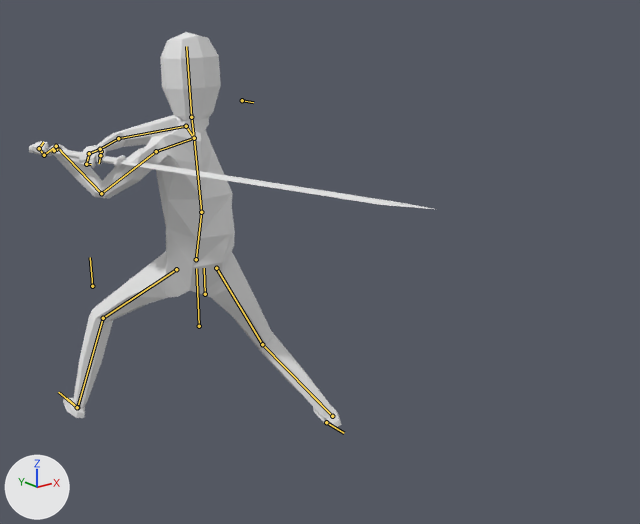
The Blender file Animation/PlayerAttack2Sword.blend, before and after one commit.
Rendered twice from a 50 mm camera at (-1.73, 74.06, 1.78) aimed at (0.46, 76.8, 0.69). Lighting does not change. The marker at lower left points along +X, +Y and +Z. Both versions are drawn at frame 15 of the action 'PlayerAttack2Sword'; the numbers are the values there. The bones that bend it are drawn over the model as lines.

Objects in the first picture: 'Cube.001', 'Player'.
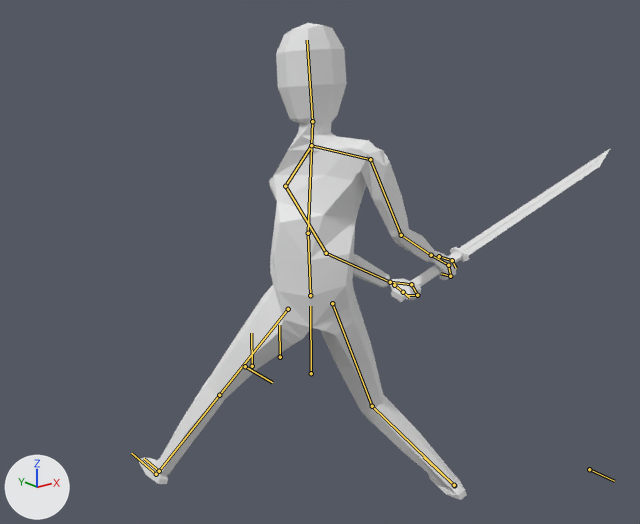
Boxes (x1, y1, x2, y2) around the edits, measured in the pictures (640 x 524 px):
'Player', posed (6% wider, 20% taller): before (32, 32, 341, 428); after (139, 23, 467, 500)
'Cube.001', posed (45% narrower, 135% taller): before (29, 144, 433, 209); after (391, 148, 611, 302)
bone 'root', root to tip: before (199, 326) to (196, 268); after (311, 373) to (310, 306)
bone 'torso1', root to tip: before (196, 259) to (201, 212); after (310, 295) to (308, 233)
bone 'torso2', root to tip: before (201, 212) to (194, 138); after (308, 233) to (311, 145)
bone 'head', root to tip: before (191, 117) to (186, 46); after (312, 121) to (307, 40)
bone 'shoulder.r', root to tip: before (194, 138) to (186, 126); after (311, 145) to (370, 159)
bone 'shoulder.l', root to tip: before (194, 138) to (156, 151); after (311, 145) to (285, 186)
bone 'hand_ik_r', root to tip: before (100, 149) to (93, 152); after (431, 255) to (442, 261)
bone 'elbow_pole.r', root to tip: before (242, 100) to (253, 102); after (245, 366) to (272, 382)
bone 'knee_pull.r', root to tip: before (205, 294) to (204, 268); after (280, 357) to (279, 325)
bone 'hand_ik_l', root to tip: before (56, 146) to (48, 152); after (390, 282) to (404, 283)
bone 'elbow_pole.l', root to tip: before (326, 422) to (344, 433); after (589, 469) to (614, 481)

Edits to the bpy script that builds the scene:
```text
Change bone_rig_object:
    where bone_rig_object = bpy.data.objects['PlayerSkeleton']  # the whole rig 'PlayerSkeleton'
    bone_rig_object.location: (0.0, 77.019, 0.0) -> (0.0, 76.32, 0.0)
Change bone_root:
    where bone_root = bpy.data.objects['PlayerSkeleton'].pose.bones['root']
    bone_root.location: (0.016, -0.208, -0.027) -> (0.016, -0.154, 0.021)
    bone_root.rotation_euler: (0.0, -0.576, 0.0) -> (0.0, -0.332, 0.0)  # degrees (0, -33, 0) -> degrees (0, -19, 0)
Change bone_torso1:
    where bone_torso1 = bpy.data.objects['PlayerSkeleton'].pose.bones['torso1']  # child of 'root'
    bone_torso1.rotation_euler: (0.279, -0.14, -0.192) -> (0.0, -0.489, 0.0175)  # degrees (16, -8, -11) -> degrees (0, -28, 1)
Change bone_torso2:
    where bone_torso2 = bpy.data.objects['PlayerSkeleton'].pose.bones['torso2']  # child of 'torso1'
    bone_torso2.rotation_euler: (-0.349, 0.332, 0.157) -> (-0.367, 0.768, -0.297)  # degrees (-20, 19, 9) -> degrees (-21, 44, -17)
Change bone_head:
    where bone_head = bpy.data.objects['PlayerSkeleton'].pose.bones['head']  # child of 'neck'
    bone_head.rotation_quaternion: (0.97, 0.043, 0.24, -0.001) -> (0.995, 0.017, 0.059, 0.084)  # degrees (5, 28, 1) -> degrees (2, 7, 10)
Change bone_shoulder_r:
    where bone_shoulder_r = bpy.data.objects['PlayerSkeleton'].pose.bones['shoulder.r']  # child of 'torso2'
    bone_shoulder_r.rotation_euler: (0.14, -0.367, 1.606) -> (-0.0873, 0.384, -1.204)  # degrees (8, -21, 92) -> degrees (-5, 22, -69)
Change bone_shoulder_l:
    where bone_shoulder_l = bpy.data.objects['PlayerSkeleton'].pose.bones['shoulder.l']  # child of 'torso2'
    bone_shoulder_l.rotation_euler: (0.122, 0.262, 0.855) -> (-0.628, 0.122, -1.571)  # degrees (7, 15, 49) -> degrees (-36, 7, -90)
Change bone_hand_ik_r:
    where bone_hand_ik_r = bpy.data.objects['PlayerSkeleton'].pose.bones['hand_ik_r']
    bone_hand_ik_r.location: (-0.14, -0.869, -0.452) -> (0.222, -0.096, -0.233)
    bone_hand_ik_r.rotation_quaternion: (-0.247, -0.07, -0.316, 0.912) -> (0.682, 0.225, 0.359, -0.596)  # degrees (-35, 17, -155) -> degrees (-11, 49, -87)
Change bone_elbow_pole_r:
    where bone_elbow_pole_r = bpy.data.objects['PlayerSkeleton'].pose.bones['elbow_pole.r']
    bone_elbow_pole_r.location: (0.042, -0.952, 0.401) -> (-0.175, 0.69, -1.172)
Change bone_knee_pull_r:
    where bone_knee_pull_r = bpy.data.objects['PlayerSkeleton'].pose.bones['knee_pull.r']
    bone_knee_pull_r.location: (0.237, -0.057, -0.219) -> (0.0, 0.0, 0.0)
Change bone_hand_ik_l:
    where bone_hand_ik_l = bpy.data.objects['PlayerSkeleton'].pose.bones['hand_ik_l']
    bone_hand_ik_l.location: (0.231, -0.256, 0.013) -> (-0.158, -0.603, -0.706)
    bone_hand_ik_l.rotation_quaternion: (-0.152, 0.294, -0.919, -0.215) -> (-0.473, -0.193, 0.237, -0.827)  # degrees (-20, 156, 31) -> degrees (-14, -33, 125)
Change bone_elbow_pole_l:
    where bone_elbow_pole_l = bpy.data.objects['PlayerSkeleton'].pose.bones['elbow_pole.l']
    bone_elbow_pole_l.location: (0.929, 0.578, -0.534) -> (1.049, 0.563, -1.191)
```
